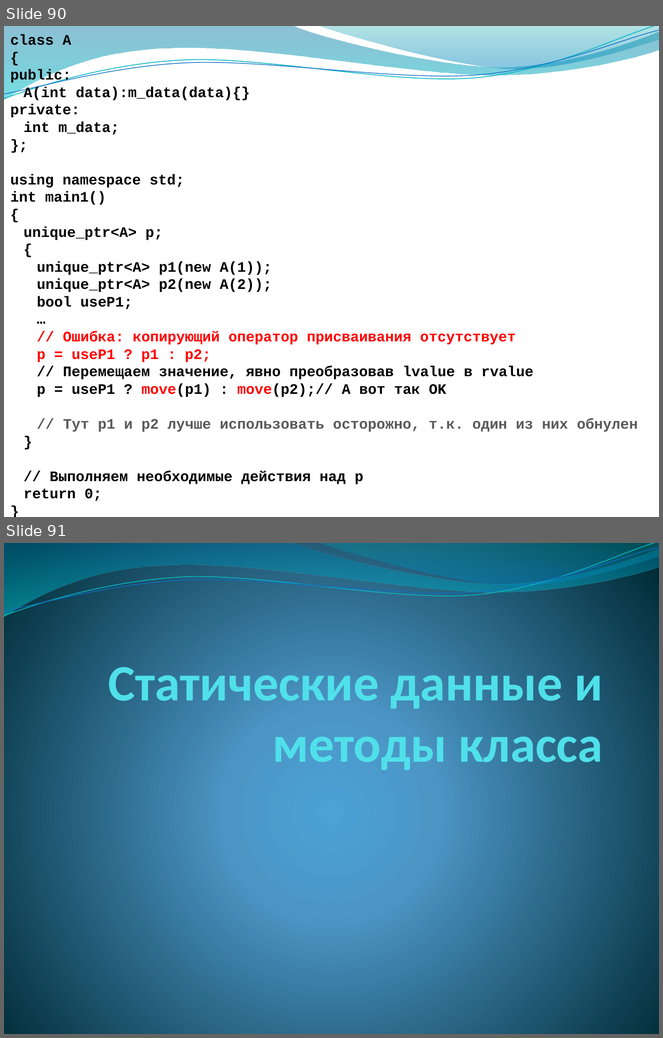
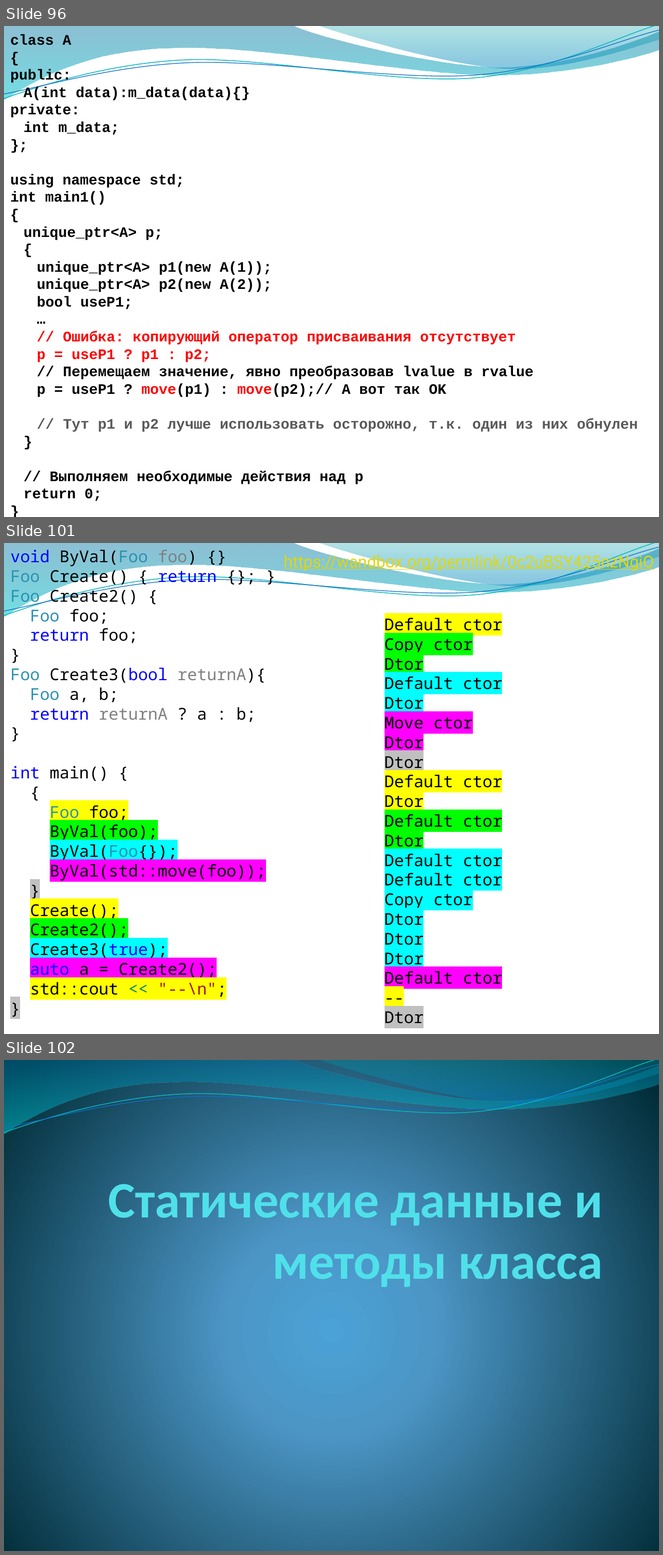
Before and after one commit to alexey-malov/oop, a slide deck: lectures/02/Основы ООП.pptx. Shown one above the other, each under a label of ours: slides 90 and 91 before the commit, slides 96, 101 and 102 after it; the slides between them are not shown. The pictures are 663x1038 and 663x1555 pixels, drawn with LibreOffice and Linux fonts; fonts in the diff are those of the drawing; background and template pictures are left out. Boxes give left, top, right and bottom in pixels: in the first picture for what was removed or moved away, otherwise in the second. Text is boxed around its words. In the diff, an @@ line names an element or a change of style, - is before the commit and + after.

```diff
--- a/lectures/02/Основы ООП.pptx
+++ b/lectures/02/Основы ООП.pptx
@@ slide 101 added at (4,543,659,1034), background picture (left out); not listed: 4 template elements that a slide beside it also shows @@
@@ text added at (10,550,266,997), 18 pt, text #000000 @@
+void ByVal(Foo foo) {}
+Foo Create() { return {}; }
+Foo Create2() {
+Foo foo;
+return foo;
+}
+Foo Create3(bool returnA){
+Foo a, b;
+return returnA ? a : b;
+}
+int main() {
+{
+Foo foo;
+ByVal(foo);
+ByVal(Foo{});
+ByVal(std::move(foo));
+}
+Create();
+Create2();
+Create3(true);
+auto a = Create2();
+std::cout << "--\n";
+}
@@ text added at (284,552,654,571), 18 pt, text #E2D700, underline @@
+https://wandbox.org/permlink/0c2uBSY425nzNgiO
@@ text added at (385,615,503,1028), 18 pt, text #000000 @@
+Default ctor
+Copy ctor
+Dtor
+Default ctor
+Dtor
+Move ctor
+Dtor
+Dtor
+Default ctor
+Dtor
+Default ctor
+Dtor
+Default ctor
+Default ctor
+Copy ctor
+Dtor
+Dtor
+Dtor
+Default ctor
+--
+Dtor
@@ what was slide 90 is now slide 96 @@
@@ what was slide 91 is now slide 102 @@
```
Also in this commit, not shown: 1 slide changed, 10 other slides added, 1 other file.
